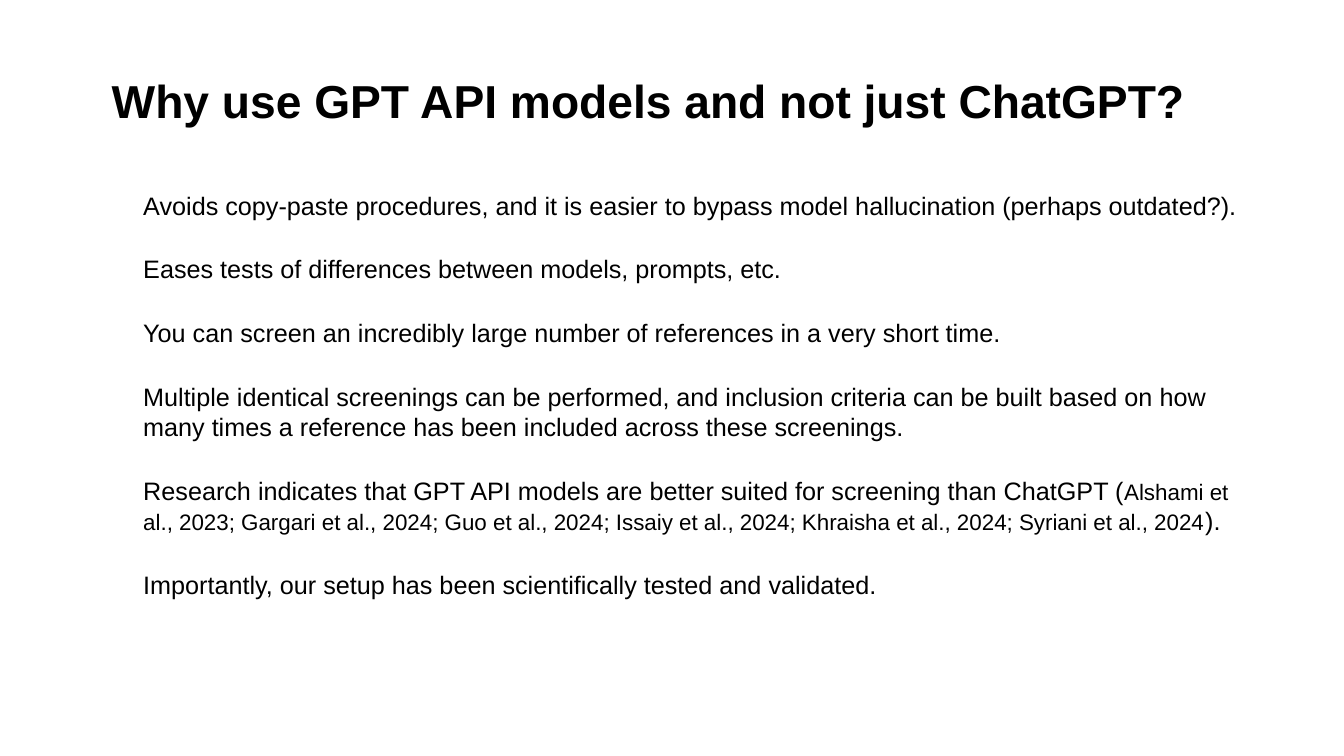
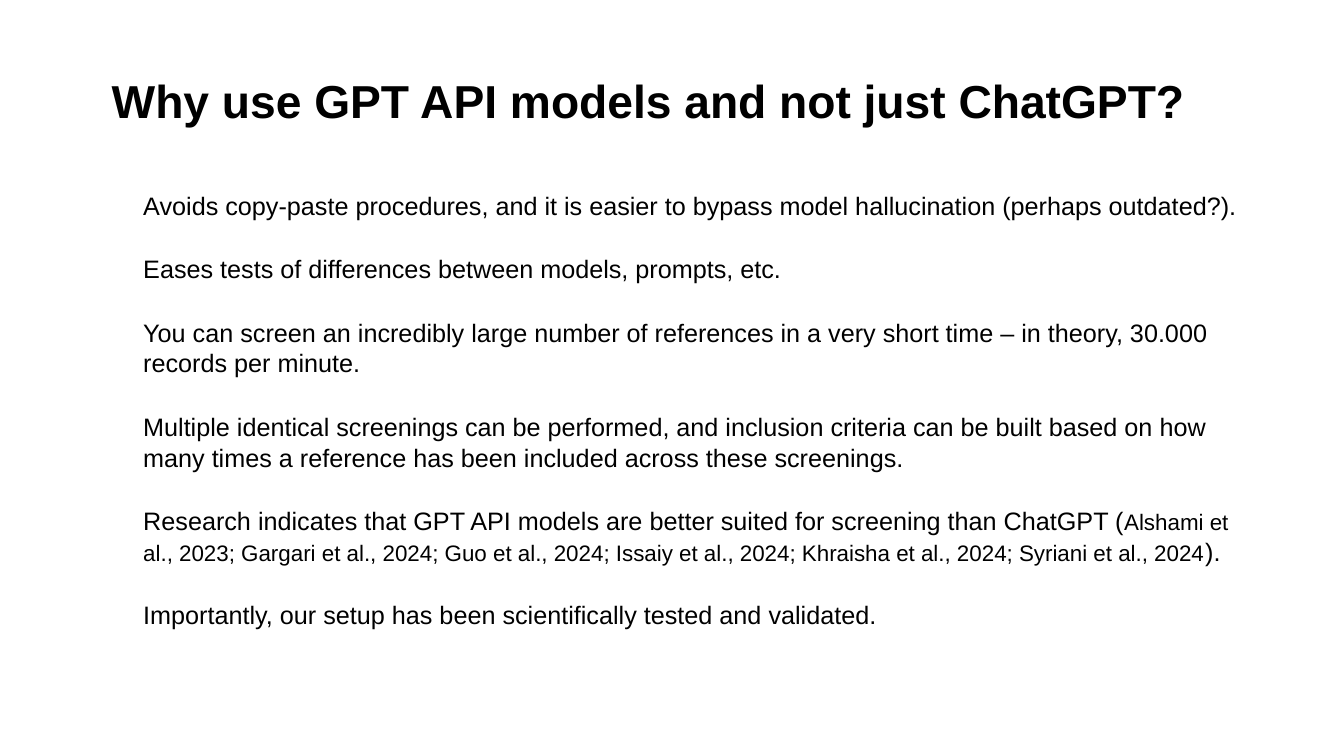
Before and after one commit to MikkelVembye/IRM2026, a slide deck: slide 5 of screen-with-gpt-models.pptx. Drawn at 1344x756 pixels with LibreOffice and Linux fonts; fonts in the diff are those of the drawing; background and template pictures are left out. Boxes give left, top, right and bottom in pixels: in the first picture for what was removed or moved away, otherwise in the second. Text is boxed around its words. In the diff, an @@ line names an element or a change of style, - is before the commit and + after.

```diff
--- a/screen-with-gpt-models.pptx
+++ b/screen-with-gpt-models.pptx
@@ text at bbox=[143, 323, 1207, 378]: text changed @@
-• You can screen an incredibly large number of references in a very short time.
+• You can screen an incredibly large number of references in a very short time – in theory, 30.000 records per minute.
```
Also in this commit, not shown: 10 other slides changed, 1 slide added, 35 other files.
